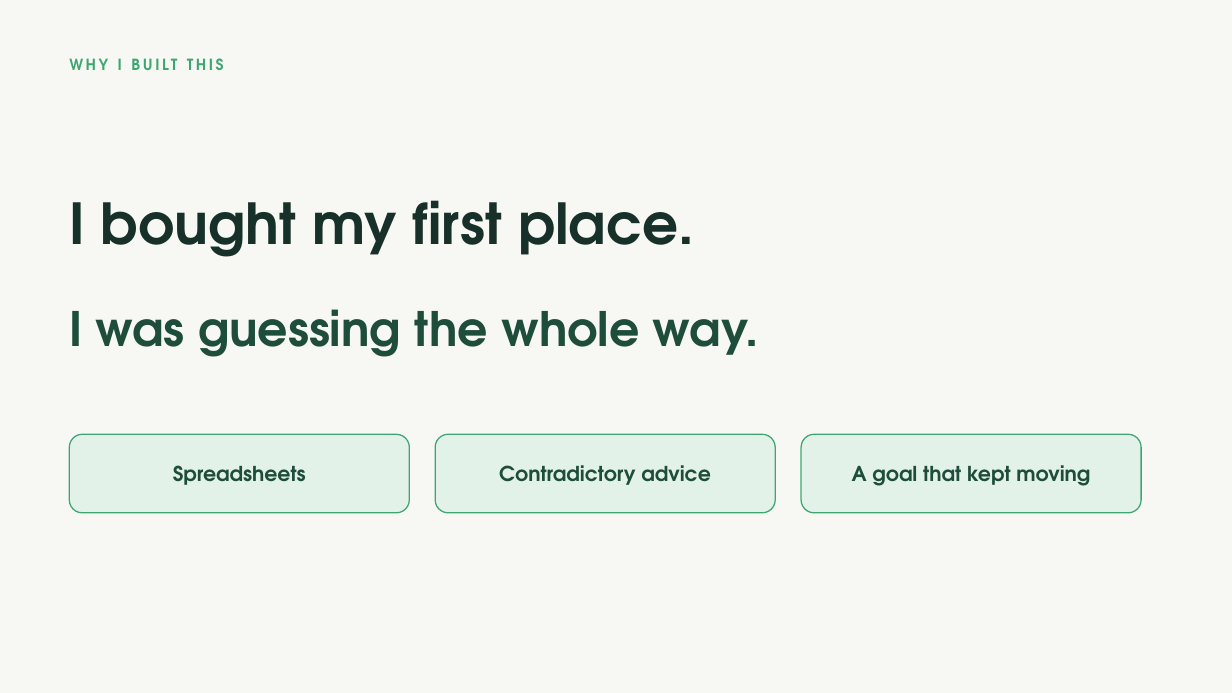
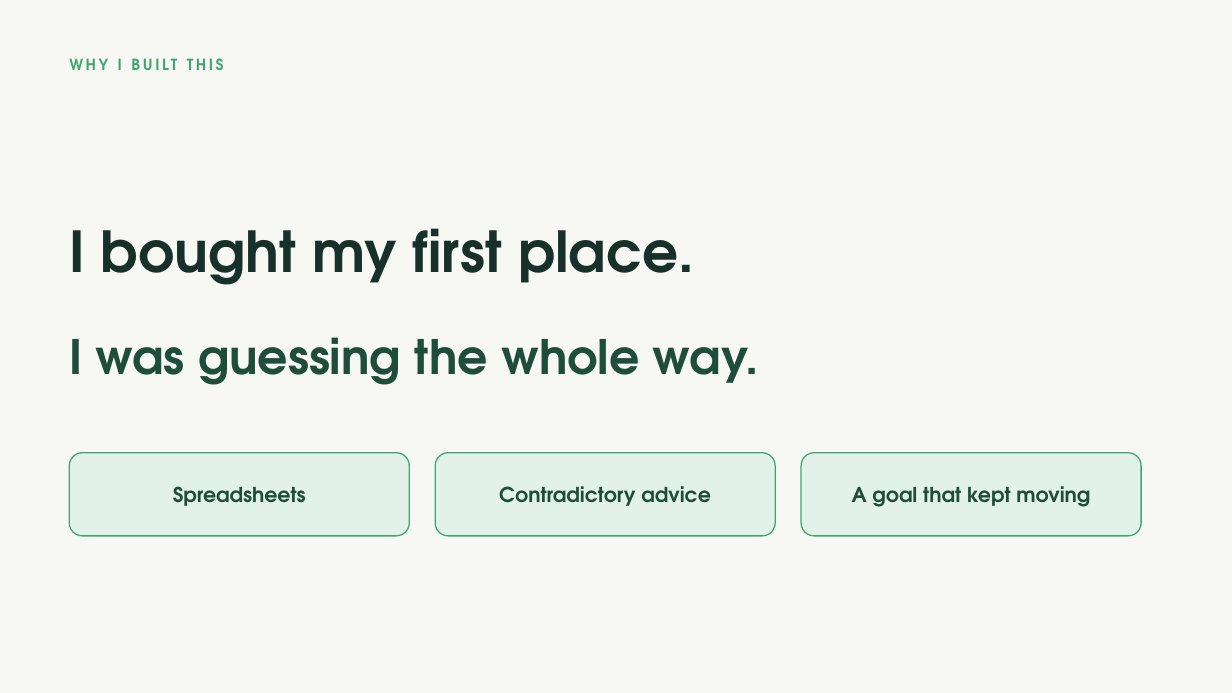
Before and after one commit to jasonmwong603/Claude-Code, a slide deck: slide 2 of apps/keydate/pitch/KeyDate-JCI-Edmonton-CenturyGothic.pptx. Drawn at 1232x693 pixels with LibreOffice and Linux fonts; fonts in the diff are those of the drawing. Boxes give left, top, right and bottom in pixels: in the first picture for what was removed or moved away, otherwise in the second. Text is boxed around its words. In the diff, an @@ line names an element or a change of style, - is before the commit and + after.

```diff
--- a/apps/keydate/pitch/KeyDate-JCI-Edmonton-CenturyGothic.pptx
+++ b/apps/keydate/pitch/KeyDate-JCI-Edmonton-CenturyGothic.pptx
@@ text "I bought my first place." moved from (x1=69, y1=200, x2=694, y2=257) to (x1=69, y1=228, x2=694, y2=285) @@
@@ text "I was guessing the whole ..." moved from (x1=69, y1=309, x2=759, y2=357) to (x1=69, y1=337, x2=759, y2=385) @@
@@ text "Spreadsheets" moved from (x1=173, y1=465, x2=306, y2=485) to (x1=173, y1=486, x2=306, y2=506) @@
@@ rounded rectangle resized from (x1=69, y1=434, x2=409, y2=513) to (x1=69, y1=453, x2=409, y2=536) @@
@@ text "Contradictory advice" moved from (x1=499, y1=465, x2=711, y2=485) to (x1=499, y1=486, x2=711, y2=506) @@
@@ rounded rectangle resized from (x1=435, y1=434, x2=775, y2=513) to (x1=435, y1=453, x2=775, y2=536) @@
@@ text "A goal that kept moving" moved from (x1=852, y1=465, x2=1090, y2=486) to (x1=852, y1=486, x2=1090, y2=507) @@
@@ proportions changed in 3 elements at (x1=69, y1=453, x2=409, y2=536), (x1=435, y1=453, x2=775, y2=536), (x1=801, y1=453, x2=1141, y2=536) @@
@@ rounded rectangle resized from (x1=801, y1=434, x2=1141, y2=513) to (x1=801, y1=453, x2=1141, y2=536) @@
```
Also in this commit, not shown: 9 other slides changed, 5 other files.
